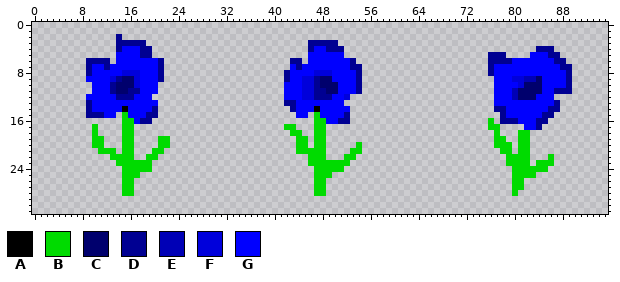
Edited in one commit: sprite sheet (dist/blue_flower.png). Above is the file before it was changed.
The file is 96x32 pixels.
Palette (. is transparent): A #000000  B #00db00  C #00006d  D #000092  E #0000b6  F #0000db  G #0000ff
Pixels before (only the part around the change), first column x 1:
 0 .............................................................................................
 1 .............................................................................................
 2 .............D...............................................................................
 3 .............DDDDD...........................DDDDD...........................................
 4 .............DGGGDD..........................DGGDDD................................DDD.......
 5 .............GGGGDD..........................GGGGGG........................DDD....GGGDD......
 6 ........DDDD.GGGGGGGD.....................DD.GGGGGGGD......................DDDDGGGGGGGDD.....
 7 ........DGGDGGGGGGGGD.....................GDGGGGGGGGDD.....................DGGGGGGGGGGGDD....
 8 ........DGGGGGFFFGGGD....................DGGGGFFFGGGGD.....................DGGGGGGGGGGGGD....
 9 ........GGGGFDCCFGGGD....................DGGFFDCCGGGGD......................GGGFFEECGGGGD....
10 .........GGGDCCCFGGG.....................GGGFFDCCCGGGD......................GGGGFCCCGGGGD....
11 .........GGGDCCDDGGG.....................GGGFFDDCCGGGD......................GGGECCCCGGDDD....
12 ........GGGGGDDDGGG......................GGGFFDDDGGF........................GGGECCCGGG.......
13 ........DGGGGGGGGGGG.....................DDGGGGGGGG.........................GGGGGGGGGGD......
14 ........DGGGGGAGGGGD......................DGGGAGGGGG........................DDGGGGGGGDD......
15 ........DDDGG.BGGGDD.......................GG.BGGGGD.........................DGGGGGGDD.......
16 ..............BBGDD...........................BBGGDD.......................B.DDDGGGDD........
17 .........B....BB.........................BB...BB...........................BB....GGD.........
18 .........B....BB..........................BB..BB............................B...BB...........
19 .........BB...BB....BB.....................BB.BB............................BB..BB...........
20 .........BB...BB....BB.....................BB.BB.....B......................BBB.BB...........
Now the later version:
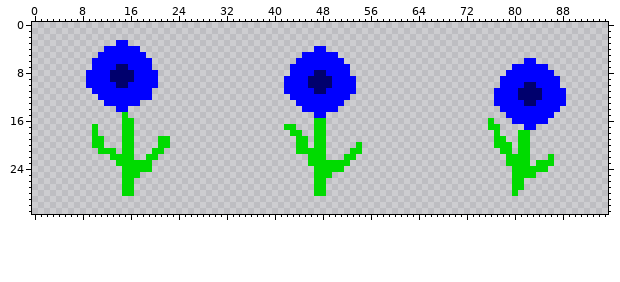
Edits made:
The author changed colour D to colour C in row 9 at x 14 and 47; in row 10 at x 47; in row 11 at x 47 to 48.
The author changed colour F to colour C in row 8 at x 15 to 16 and 47 to 48; in row 9 at x 13 and 46; in row 10 at x 46.
The author changed colour G to colour C in row 7 at x 14 to 15; in row 8 at x 13 to 14; in row 12 at x 84; in row 13 at x 82 to 83.
Colour G now appears in row 4 at x 12 to 13; in row 5 at x 11 to 13 and 45; in row 6 at x 13 and 45; in row 10 at x 9; in row 12 at x 87 to 88; in row 13 at x 88.
The author changed colour A to colour G in row 14 at x 15 and 47.
The author changed colour B to colour G in row 15 at x 47.
The author changed colour C to colour G in row 9 at x 84; in row 10 at x 16, 50 and 84; in row 11 at x 14 to 15 and 49 to 50.
The author changed colour D to colour G in row 3 at x 14 to 15; in row 4 at x 14; in row 5 at x 18; in row 6 at x 10 to 12 and 44; in row 7 at x 12 and 44; in row 8 at x 9.
The author changed colour D to colour G in row 9 at x 42; in row 10 at x 13; in row 11 at x 13, 16 to 17 and 87 to 88; in row 12 at x 14 to 16 and 47 to 49; in row 13 at x 87; in row 14 at x 78 and 86 to 87.
The author changed colour D to colour G in row 15 at x 85 to 86; in row 16 at x 80 and 84 to 85.
The author changed colour E to colour G in row 9 at x 82 to 83; in rows 11 to 12 at x 80.
The author changed colour F to colour G in row 8 at x 17 and 49; in row 9 at x 17, 45 and 80 to 81; in row 10 at x 17, 45 and 81; in row 11 at x 45 to 46; in row 12 at x 45 to 46 and 52.
The edit erases colour D in row 2 at x 14; in row 3 at x 16 to 18 and 46 to 50; in row 4 at x 18 to 19, 46, 49 to 51 and 84 to 86; in row 5 at x 19, 76 to 78 and 86 to 87; in row 6 at x 9, 21, 43, 53, 76 to 79 and 87 to 88; in row 7 at x 9, 21, 53 to 54, 76 and 88 to 89.
The edit erases colour D in row 8 at x 21, 42, 54, 76 and 89; in row 9 at x 21, 54 and 89; in rows 10 to 11 at x 54 and 89; in row 13 at x 9 and 42 to 43; in row 14 at x 9, 20, 43 and 77; in row 15 at x 9 to 11, 19 to 20, 52 and 78.
The edit erases colour D in row 16 at x 18 to 19, 51 to 52 and 78 to 79; in row 17 at x 84.
The edit erases colour G in row 5 at x 51 and 83 to 85; in row 6 at x 20, 52, 80 to 81 and 84 to 86; in row 7 at x 20, 77 to 79 and 86 to 87; in row 8 at x 53, 77 to 78 and 87 to 88; in rows 9 to 10 at x 77 and 88; in row 11 at x 20.
The edit erases colour G in row 12 at x 9 to 10 and 42; in row 13 at x 10 to 11 and 18 to 20; in row 14 at x 10 to 13, 16 to 19, 44 and 51 to 52; in row 15 at x 12 to 13, 16 to 18, 44 to 45 and 49 to 51; in row 16 at x 17 and 49 to 50.
Changed places in both pictures, as pixel boxes (x1, y1, x2, y2):
changed: (86, 34, 164, 124)
changed: (284, 40, 362, 124)
changed: (488, 46, 572, 130)
